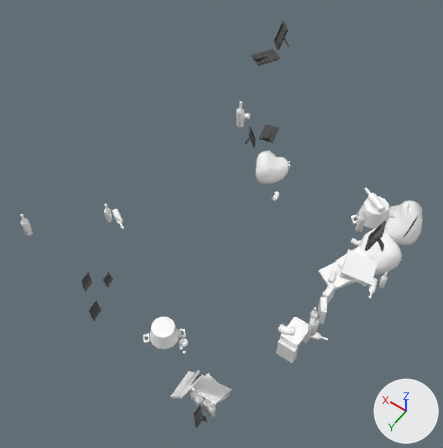
The FBX model phly/assets/environment/Envi_Clutter.fbx: old version first, new version second.
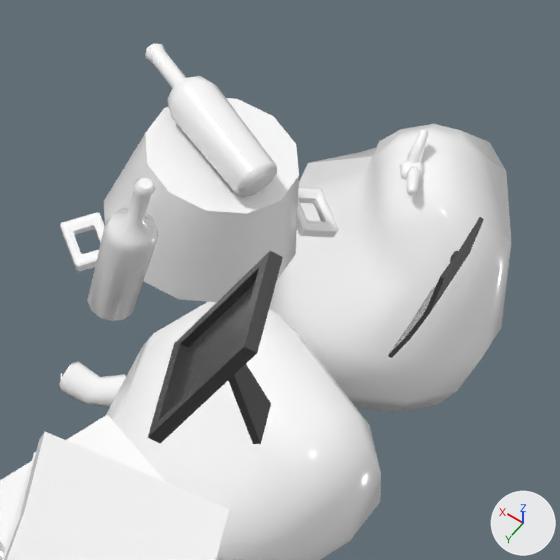
The first picture shows the older version from a camera (50 mm lens) standing at (-2.21, 3.33, 6.04) and looking at (0.07, 0.13, 1.01). The close-ups show both versions on the part from 77% to 97% of the width and 40% to 60% of the height of that picture; other places that the commit changed are outside them. The lights are fixed; the arrows at lower right show +X, +Y and +Z. Where no turn or scale is listed for an object, it has been applied to the vertices.

In view in the first close-up: 'SM_Bottle10', 'SM_Bottle11', 'SM_Cola1', 'SM_Drawing3', 'SM_Frame2', 'SM_Garbage', 'SM_Garbage1', 'SM_Pizza2', 'SM_Pizza5', 'SM_Pot'.
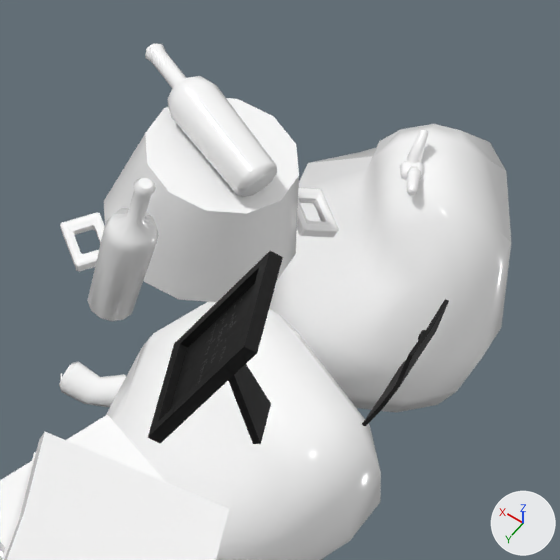
Where the newer file only moved an object's origin or applied its transform, the numbers keep the older frame.

Pixel boxes (x1, y1, x2, y2) of what changed, in the close-ups (560 x 560 px):
'SM_Frame2', surface changed, recoloured (grey to black)
    both: (148, 251, 283, 444)
'SM_Drawing3', surface changed, reshaped (9% narrower, 10% shorter)
    before: (388, 217, 484, 358)
    after: (362, 299, 449, 426)

Diff of the bpy script that builds the scene:
```diff
--- a/phly/assets/environment/Envi_Clutter.fbx.py
+++ b/phly/assets/environment/Envi_Clutter.fbx.py
@@ img_m_assetpack_07_roughness_jpg @@
+img_m_assetpack_07_roughness_jpg = load_image('M_Assetpack_07_Roughness.jpg', 'textures/M_Assetpack_07_Roughness.jpg', 512, 512, 'Non-Color')
@@ img_m_assetpack_06_roughness_jpg @@
+img_m_assetpack_06_roughness_jpg = load_image('M_AssetPack_06_Roughness.jpg', 'textures/M_AssetPack_06_Roughness.jpg', 512, 512, 'Non-Color')
@@ img_m_assetpack_04_roughness_jpg @@
+img_m_assetpack_04_roughness_jpg = load_image('M_Assetpack_04_Roughness.jpg', 'textures/M_Assetpack_04_Roughness.jpg', 512, 512, 'Non-Color')
@@ mat_m_assetpack_04 @@
 n0 = _N.new('ShaderNodeBsdfPrincipled'); n0.name = 'Principled BSDF'
-n0.inputs[0].default_value = (0.0673, 0.0673, 0.0673, 1.0)  # 'Base Color', dark grey #494949
-n0.inputs[2].default_value = 0.2  # 'Roughness'
+n0.inputs[0].default_value = (0.0, 0.0, 0.0, 1.0)  # 'Base Color', black #000000
 n1 = _N.new('ShaderNodeOutputMaterial'); n1.name = 'Material Output'
+n2 = _N.new('ShaderNodeTexImage'); n2.name = 'Image Texture'
+n2.image = img_m_assetpack_04_roughness_jpg
 _L.new(n0.outputs[0], n1.inputs[0])  # 'BSDF' to 'Surface'
+_L.new(n2.outputs[0], n0.inputs[2])  # 'Color' to 'Roughness'
@@ mat_m_assetpack_07 @@
+mat_m_assetpack_07 = bpy.data.materials.new('M_Assetpack_07')
+mat_m_assetpack_07.use_nodes = True; mat_m_assetpack_07.node_tree.nodes.clear()
+_N = mat_m_assetpack_07.node_tree.nodes; _L = mat_m_assetpack_07.node_tree.links
+n0 = _N.new('ShaderNodeBsdfPrincipled'); n0.name = 'Principled BSDF'
+n0.inputs[0].default_value = (0.0, 0.0, 0.0, 1.0)  # 'Base Color', black #000000
+n1 = _N.new('ShaderNodeOutputMaterial'); n1.name = 'Material Output'
+n2 = _N.new('ShaderNodeTexImage'); n2.name = 'Image Texture'
+n2.image = img_m_assetpack_07_roughness_jpg
+_L.new(n2.outputs[0], n0.inputs[2])  # 'Color' to 'Roughness'
+_L.new(n0.outputs[0], n1.inputs[0])  # 'BSDF' to 'Surface'
@@ mat_m_assetpack_06 @@
+mat_m_assetpack_06 = bpy.data.materials.new('M_Assetpack_06')
+mat_m_assetpack_06.use_nodes = True; mat_m_assetpack_06.node_tree.nodes.clear()
+_N = mat_m_assetpack_06.node_tree.nodes; _L = mat_m_assetpack_06.node_tree.links
+n0 = _N.new('ShaderNodeBsdfPrincipled'); n0.name = 'Principled BSDF'
+n0.inputs[0].default_value = (0.0, 0.0, 0.0, 1.0)  # 'Base Color', black #000000
+n1 = _N.new('ShaderNodeOutputMaterial'); n1.name = 'Material Output'
+n2 = _N.new('ShaderNodeTexImage'); n2.name = 'Image Texture'
+n2.image = img_m_assetpack_06_roughness_jpg
+_L.new(n2.outputs[0], n0.inputs[2])  # 'Color' to 'Roughness'
+_L.new(n0.outputs[0], n1.inputs[0])  # 'BSDF' to 'Surface'
@@ me_mesh @@
 me_mesh.from_pydata(...)  # 24 vertices, 40 faces; spans x -0.083..0.095, y -0.092..0.104, z 0.002..0.26
-me_mesh.materials.append(mat_m_assetpack_04)  # dark grey #494949
+me_mesh.materials.append(mat_m_assetpack_06)
@@ me_mesh_038 @@
 # used by ob_sm_drawing3; location = (-1.6, -0.69, 1.353)
-me_mesh_038.from_pydata(...)  # 49 vertices, 84 faces; spans x -0.001..0.034, y -0.077..0.077, z -0.108..0.108
-me_mesh_038.materials.append(mat_m_assetpack_04)  # dark grey #494949
+me_mesh_038.from_pydata(...)  # 49 vertices, 42 faces; spans x 0.001..0.034, y -0.068..0.076, z -0.29..-0.089
+# me_mesh_038 part 1: 24 vertices removed from x -0.001..0.034, y -0.077..0.077, z -0.108..0.108; 49 vertices added at x 0.001..0.034, y -0.068..0.076, z -0.29..-0.089
+me_mesh_038.materials.append(mat_m_assetpack_07)
```
